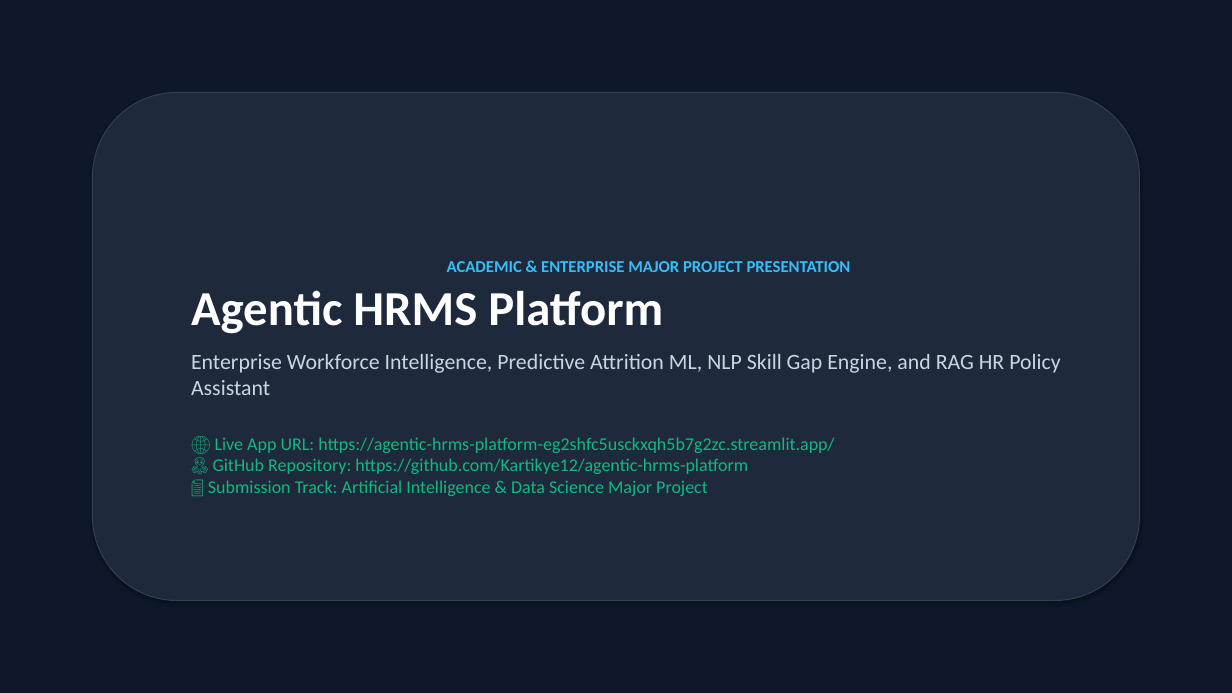
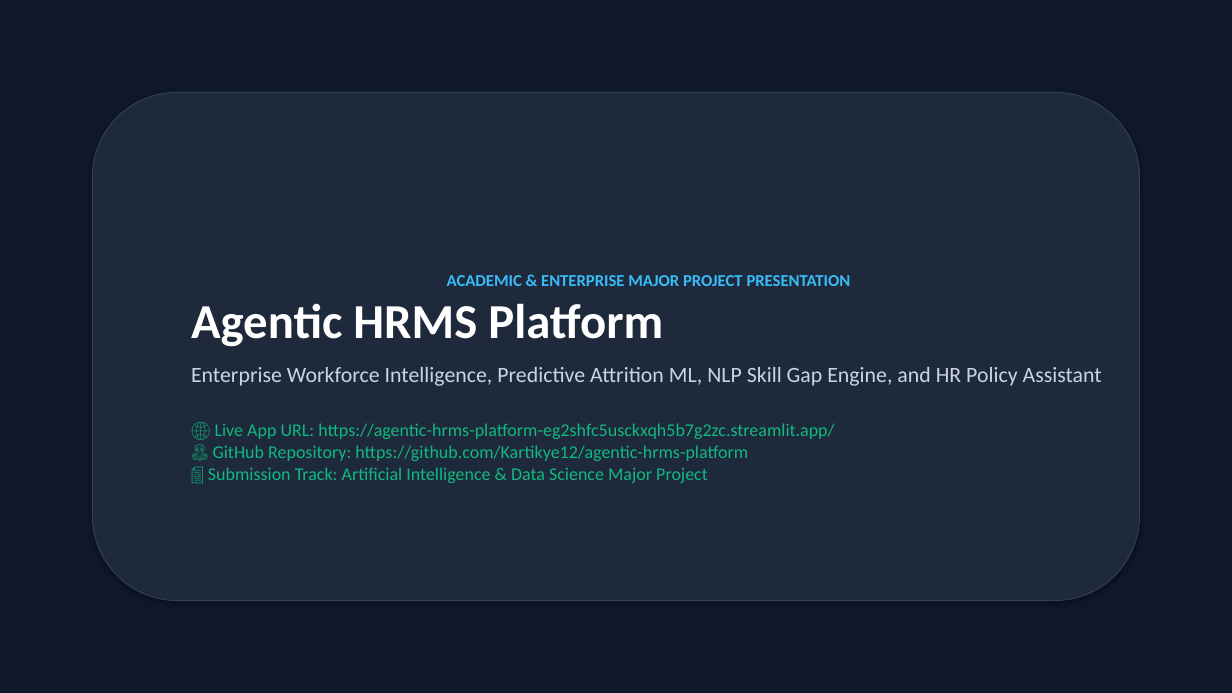
Before and after one commit to Kartikye12/agentic-hrms-platform, a slide deck: slide 1 of Agentic_HRMS_Platform_Complete_12_Slides.pptx. Drawn at 1232x693 pixels with LibreOffice and Linux fonts; fonts in the diff are those of the drawing. Boxes give left, top, right and bottom in pixels: in the first picture for what was removed or moved away, otherwise in the second. Text is boxed around its words. In the diff, an @@ line names an element or a change of style, - is before the commit and + after.

```diff
--- a/Agentic_HRMS_Platform_Complete_12_Slides.pptx
+++ b/Agentic_HRMS_Platform_Complete_12_Slides.pptx
@@ text in rounded rectangle at [191, 367, 1102, 386]: text changed @@
-Enterprise Workforce Intelligence, Predictive Attrition ML, NLP Skill Gap Engine, and RAG HR Policy Assistant
+Enterprise Workforce Intelligence, Predictive Attrition ML, NLP Skill Gap Engine, and HR Policy Assistant
```
Also in this commit, not shown: 5 other slides changed, 2 other files.
